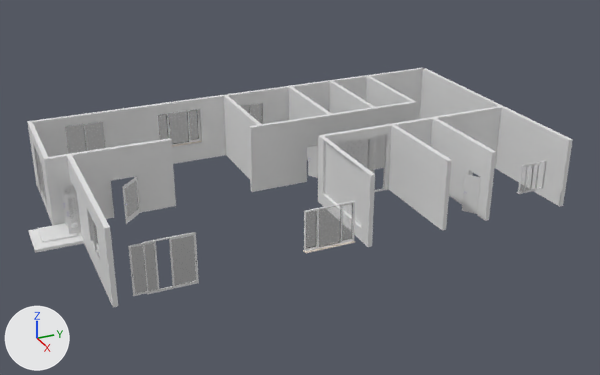
The Blender file 1_CAD/1_HOME/BLENDER/House_Option-2_From_Blender.blend as it was, and as the next commit left it.
Camera for both pictures: a camera (50 mm lens) standing at (43.5, -3.8, 18.7) and looking at (7.7, 12.3, 0.8). Arrows for +X, +Y and +Z are at lower left; the lights stay in place.

In view in the first picture: 'Door.005', 'Wall-1', 'Wall-10', 'Wall-15', 'Wall-16', 'Wall-17', 'Wall-18', 'Wall-2', 'Wall-3', 'Wall-6', 'Wall-8', 'Window', 'Window.R.003', 'steps', 'steps-2'.
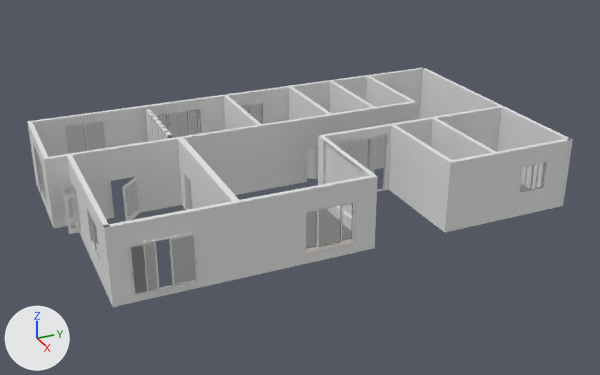
ob_ctrl_hole_011 is not drawn itself; it is used by a modifier of ob_wall_8.

Scene script edits in JSON lines:
```json
{"block": "me_cube_008", "where": "# used by ob_wall_8; location = (5.56, 6.5, 0.3); rotation_euler = (0.0, 0.0, 1.571), in degrees (0, 0, 90); scale = (1.0, 0.375, 1.0)"}
{"op": "remove", "block": "me_cube_008", "code": "me_cube_008.from_pydata(...)  # 68 vertices, 37 faces; spans x -5.2..13.9, y -0.3..0.3, z -0.3..3.4"}
{"op": "add", "block": "me_cube_008", "code": "me_cube_008.from_pydata(...)  # 73 vertices, 41 faces; spans x -5.2..13.9, y -21.5..0.3, z -0.3..3.4"}
{"block": "me_cube_008", "change": "me_cube_008 part 1"}
{"block": "me_cube_008", "change": "16 vertices are removed from x -0.3..13.9, y -0.3..0.3, z -0.3..3.4"}
{"block": "me_cube_008", "change": "21 faces are deleted"}
{"block": "me_cube_008", "change": "6 vertices move from x -0.3..3.9, y -0.3..0.3, z -0.3..3.4 to x -5.2..0.0, y -0.3..0.3, z -0.3..3.4"}
{"block": "me_cube_008", "change": "15 vertices are added at x -5.2..0.3, y -21.5..-0.3, z -0.3..3.4"}
{"block": "me_cube_008", "change": "6 new vertices lie (0.0, 0.0, 3.7) away from vertices in x 0.0..3.9, y -21.5..0.3, z -0.3"}
{"block": "me_cube_008", "change": "25 new faces join them"}
{"op": "remove", "block": "ob_wall_5", "code": "ob_wall_5.hide_set(True)"}
{"op": "remove", "block": "ob_wall_separators", "code": "ob_wall_separators.hide_set(True)"}
{"op": "set", "path": "ob_door_005.rotation_euler", "old": "(0.0, 0.0, -1.047)", "new": "(0.0, 0.0, -0.524)", "note": "degrees (0, 0, -60) -> degrees (0, 0, -30)"}
{"op": "add", "block": "ob_steps", "code": "ob_steps.hide_set(True)  # its collection is switched off"}
{"op": "add", "block": "ob_steps_2", "code": "ob_steps_2.hide_set(True)  # its collection is switched off"}
{"op": "add", "block": "ob_doorframe_005", "code": ["ob_doorframe_005 = bpy.data.objects.new('DoorFrame.005', me_doorfrane_004.copy())  # the mesh of ob_doorframe_004", "ob_doorframe_005.parent = ob_tv_room_door", "ob_doorframe_005.matrix_parent_inverse = Matrix(((1.0, 0.0, 0.0, -7.006), (0.0, 1.0, 0.0, -6.519), (0.0, 0.0, 1.0, -1.664), (0.0, 0.0, 0.0, 1.0)))", "ob_doorframe_005.location = (7.006, 6.519, 1.664)"]}
{"op": "add", "block": "ob_tv_room_door", "code": ["ob_tv_room_door = bpy.data.objects.new('TV_Room_Door', None)", "ob_tv_room_door.location = (7.006, 6.652, 0.0)"]}
{"op": "add", "block": "ob_ctrl_hole_011", "code": ["ob_ctrl_hole_011 = bpy.data.objects.new('CTRL_Hole.011', me_ctrl_hole_005.copy())  # the mesh of ob_ctrl_hole_010", "ob_ctrl_hole_011.parent = ob_tv_room_door", "ob_ctrl_hole_011.location = (0.0, -0.179, -0.002)", "ob_ctrl_hole_011.scale = (1.0, 1.78, 1.0)", "ob_ctrl_hole_011.visible_camera = False", "ob_ctrl_hole_011.visible_diffuse = False", "ob_ctrl_hole_011.visible_glossy = False", "ob_ctrl_hole_011.visible_transmission = False", "ob_ctrl_hole_011.hide_render = True"]}
```

What differs and where, as boxes [x1, y1, x2, y2] in the pictures (600 x 375 px; the box of a moved part takes in the faces that stretch with it):
```json
{"object": "Wall-5", "change": "shown", "after": [103, 138, 572, 306]}
{"object": "steps", "change": "hidden", "before": [28, 229, 84, 253]}
{"object": "steps-2", "change": "hidden", "before": [38, 223, 78, 243]}
{"object": "Wall-separators", "change": "shown", "after": [146, 109, 172, 142]}
{"object": "Door.005", "change": "turned", "before": [308, 146, 318, 178], "after": [307, 146, 318, 179]}
{"object": "DoorFrame.005", "change": "added", "after": [187, 177, 191, 209]}
{"part": 1, "of": "me_cube_008", "change": "moved or reshaped", "before": [155, 126, 318, 196], "after": [155, 126, 318, 210]}
```
